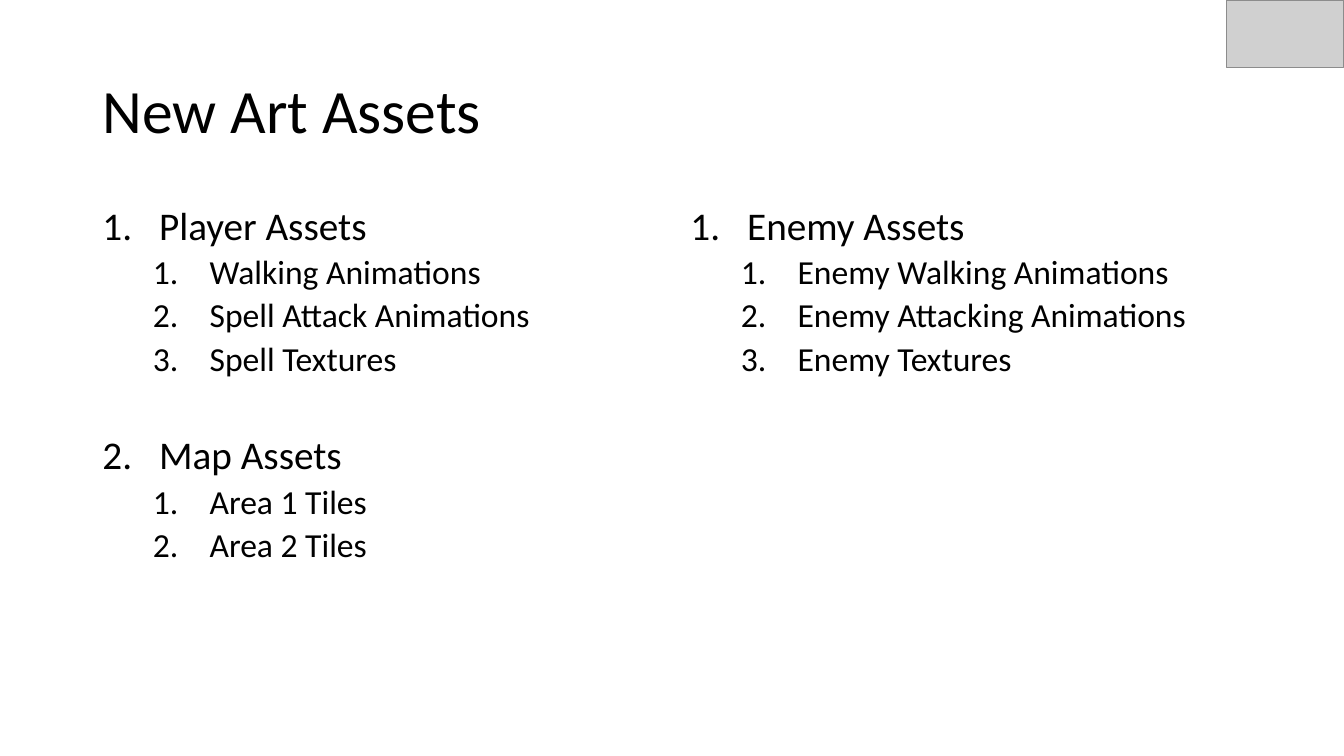
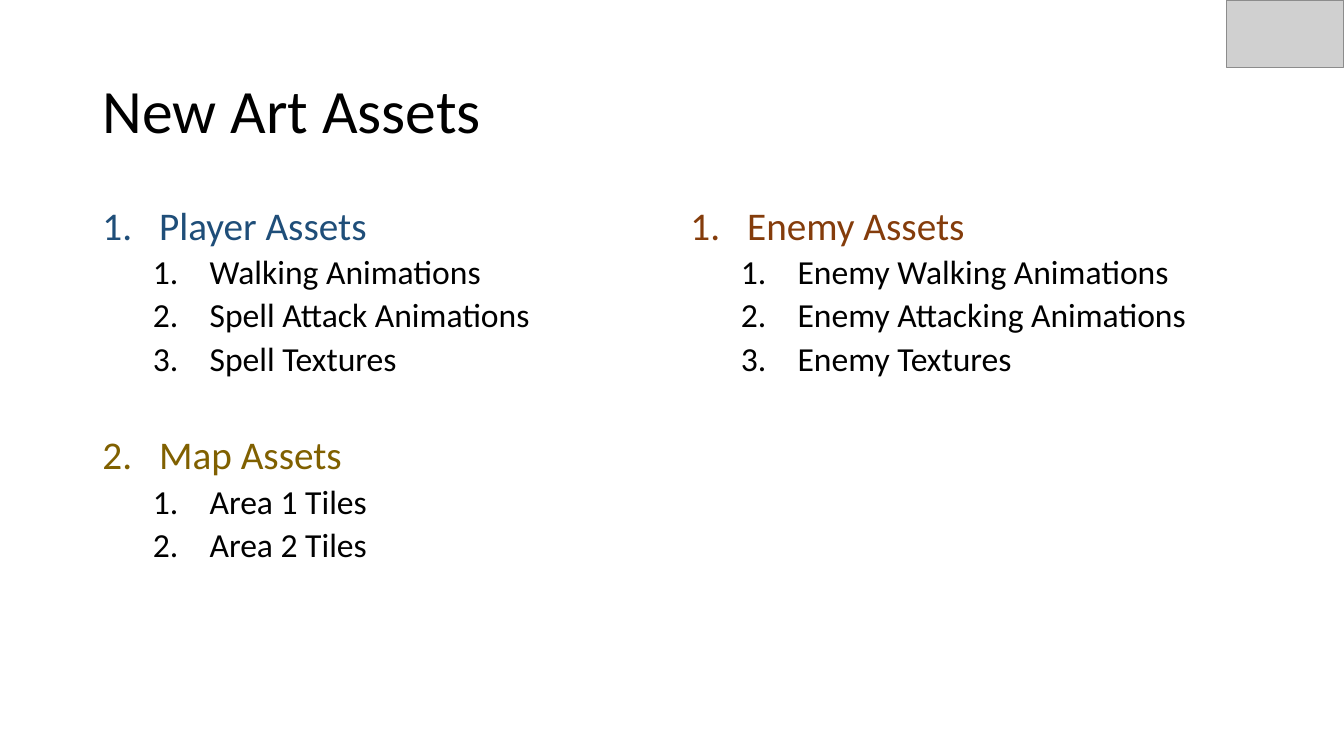
Before and after one commit to EliAnonymouse17/GDAfinal, a slide deck: slide 8 of Documentation/PresentationAlpha.pptx. Drawn at 1344x756 pixels with LibreOffice and Linux fonts; fonts in the diff are those of the drawing; grey boxes stand for pictures. Boxes give left, top, right and bottom in pixels: in the first picture for what was removed or moved away, otherwise in the second. Text is boxed around its words. In the diff, an @@ line names an element or a change of style, - is before the commit and + after.

```diff
--- a/Documentation/PresentationAlpha.pptx
+++ b/Documentation/PresentationAlpha.pptx
@@ text at (x1=159, y1=212, x2=367, y2=476): text colour #000000 to #1F4E79 in "Player Assets"; text colour #000000 to #806000 in "Map Assets" @@
@@ text at (x1=747, y1=215, x2=964, y2=247): text colour #000000 to #843C0B in "Enemy Assets" @@
```
Also in this commit, not shown: 9 other slides changed.
